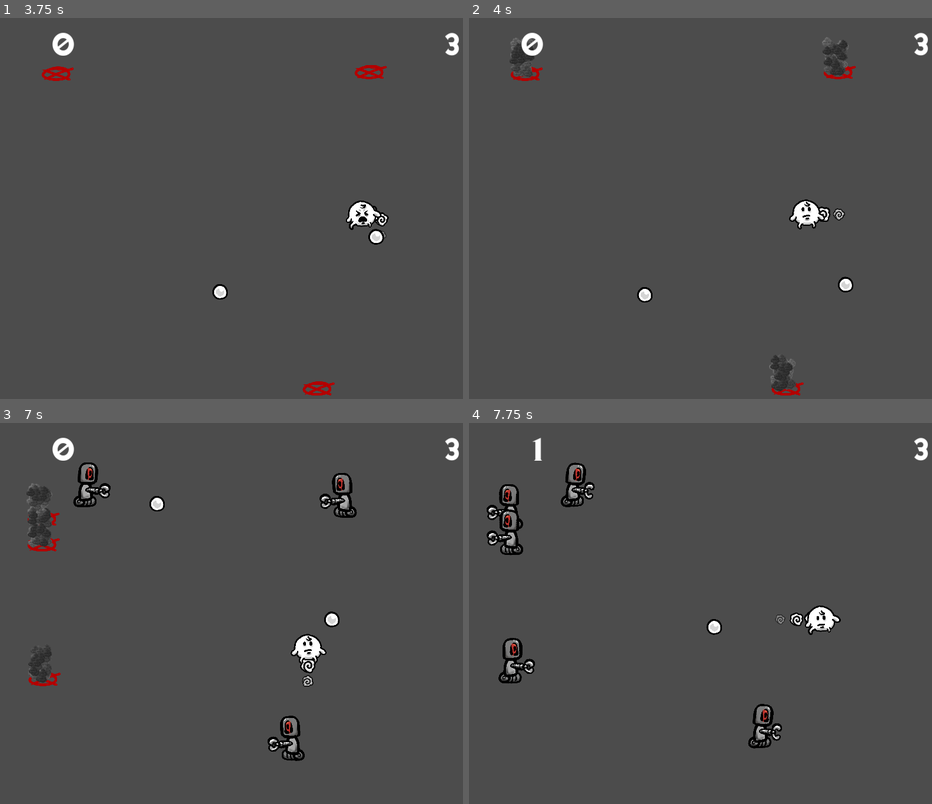
Above: before the commit, frames 1-4 (two rows, left to right).
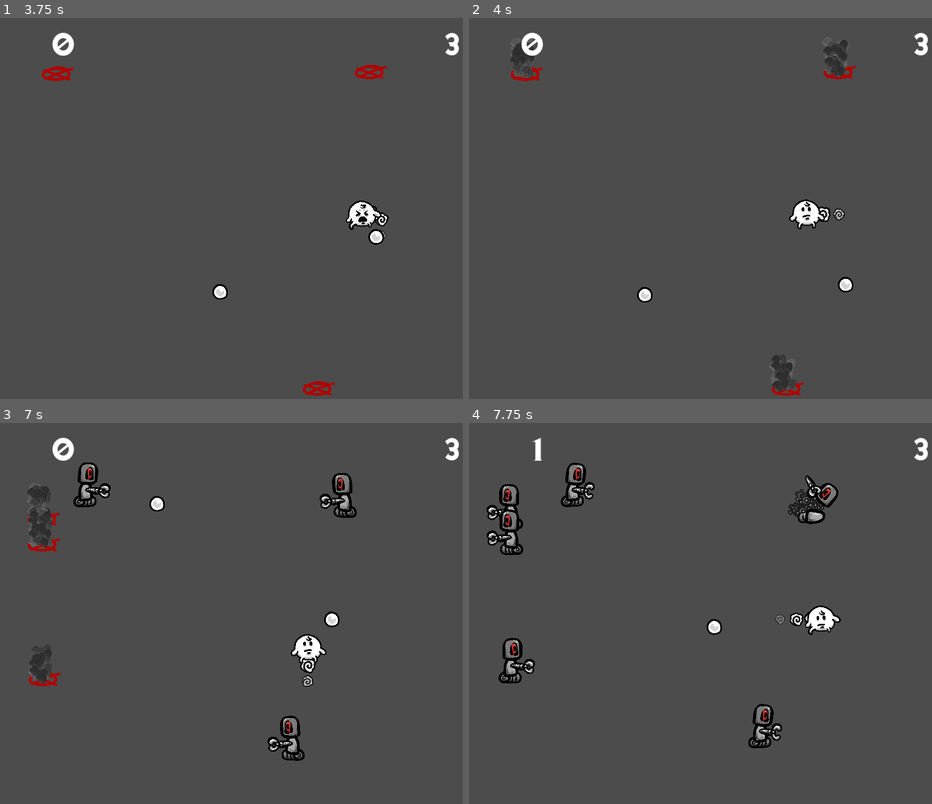
Above: after the commit, the same moments.

Repository: ashtrail/pew_godot
Game: Godot game, scene res://levels/Main.tscn
Two runs of this game, one before a commit and one after it. Both use one fixed random seed, a clock stepped at 60 frames per second and the inputs below.
Inputs (mouse positions are in pixels of both pictures, inside the frame that each line leads up to):
- Up to frame 1 (3.75 s): move the mouse to (337, 193) at 0.52 s; hold Right (ui_right) 0.53-1.28 s; click (337, 193) at 0.6 s; move the mouse to (138, 235) at 1.27 s; hold Down (ui_down) 1.28-2.03 s; click (138, 235) at 1.35 s; move the mouse to (282, 128) at 2.02 s; hold Right (ui_right) 2.03-2.78 s; click (282, 128) at 2.1 s; move the mouse to (212, 292) at 2.77 s; hold Up (ui_up) 2.78-3.53 s; click (212, 292) at 2.85 s; move the mouse to (375, 273) at 3.52 s; hold Left (ui_left) from 3.53 s (still down); click (375, 273) at 3.6 s
- Up to frame 2 (4 s): keep holding Left (ui_left)
- Up to frame 3 (7 s): move the mouse to (92, 560) at 4.27 s; click (92, 560) at 4.35 s; move the mouse to (259, 617) at 5.02 s; release Left (ui_left) at 5.03 s; hold Down (ui_down) 5.03-5.78 s; click (259, 617) at 5.1 s; move the mouse to (166, 522) at 5.77 s; hold Right (ui_right) 5.78-6.53 s; click (166, 522) at 5.85 s; move the mouse to (337, 598) at 6.52 s; hold Up (ui_up) from 6.53 s (still down); click (337, 598) at 6.6 s
- Up to frame 4 (7.75 s): move the mouse to (607, 640) at 7.27 s; release Up (ui_up) at 7.28 s; hold Right (ui_right) from 7.28 s (still down); click (607, 640) at 7.35 s

Frame 1 is identical in both runs. In frame 2, 0.1% of the frame differs, in the area x 8-82%, y 5-99%; in frame 3, 0.1%; in frame 4, 0.8%, in the area x 68-80%, y 13-27%.

Commit message:
Add enemy death animation

Diff:
--- a/entities/Bullet.tscn
+++ b/entities/Bullet.tscn
@@ -8,9 +8,9 @@
 custom_solver_bias = 0.0
 radius = 50.4703
 
-[node name="Bullet" type="RigidBody2D"]
+[node name="Bullet" type="RigidBody2D" index="0"]
 
-z_index = 2
+z_index = 3
 input_pickable = false
 collision_layer = 2
 collision_mask = 4
--- a/entities/Enemy.gd
+++ b/entities/Enemy.gd
@@ -46,4 +46,10 @@
 
 func die():
 	emit_signal('died', SCORE_VALUE)
+	direction = Vector2()
+	$ResetDirection.stop()
+	$CollisionPolygon2D.disabled = true
+	z_index = 0
+	$AnimationPlayer.play('death')
+	yield($AnimationPlayer, 'animation_finished')
 	queue_free()
--- a/entities/Enemy.tscn
+++ b/entities/Enemy.tscn
@@ -10,10 +10,137 @@
 [ext_resource path="res://sprites/enemy/enemy_hand_top-plier.png" type="Texture" id=8]
 [ext_resource path="res://sprites/enemy/spawn.png" type="Texture" id=9]
 [ext_resource path="res://sprites/smoke.png" type="Texture" id=10]
+[ext_resource path="res://sprites/enemy/gear.png" type="Texture" id=11]
 
 [sub_resource type="Animation" id=1]
 
-resource_name = "idle"
+resource_name = "death"
+length = 1.5
+loop = false
+step = 0.1
+tracks/0/type = "value"
+tracks/0/path = NodePath("Body/Chest:position")
+tracks/0/interp = 1
+tracks/0/loop_wrap = true
+tracks/0/imported = false
+tracks/0/enabled = true
+tracks/0/keys = {
+"times": PoolRealArray( 0, 0.2, 0.4, 0.6, 0.7, 0.8, 1 ),
+"transitions": PoolRealArray( 1, 1, 1, 1, 1, 1, 1 ),
+"update": 0,
+"values": [ Vector2( 20.102, 38.9573 ), Vector2( 20.102, 38.9573 ), Vector2( 20.102, 38.9573 ), Vector2( 20.102, 38.9573 ), Vector2( 20.102, 38.9573 ), Vector2( 20.102, 38.9573 ), Vector2( 24.2379, 77.0073 ) ]
+}
+tracks/1/type = "value"
+tracks/1/path = NodePath("Body/Chest:rotation_degrees")
+tracks/1/interp = 1
+tracks/1/loop_wrap = true
+tracks/1/imported = false
+tracks/1/enabled = true
+tracks/1/keys = {
+"times": PoolRealArray( 0, 0.2, 0.4, 0.6, 0.8, 1 ),
+"transitions": PoolRealArray( 1, 1, 1, 1, 1, 1 ),
+"update": 0,
+"values": [ 0.0, 63.9139, 161.526, 243.197, 416.54, 455.861 ]
+}
+tracks/2/type = "value"
+tracks/2/path = NodePath("Body/Wheels:position")
+tracks/2/interp = 1
+tracks/2/loop_wrap = true
+tracks/2/imported = false
+tracks/2/enabled = true
+tracks/2/keys = {
+"times": PoolRealArray( 0, 0.5, 1 ),
+"transitions": PoolRealArray( 1, 1, 1 ),
+"update": 0,
+"values": [ Vector2( 17.2134, 90.1441 ), Vector2( -45.6518, -2.08579 ), Vector2( -112.239, 73.6006 ) ]
+}
+tracks/3/type = "value"
+tracks/3/path = NodePath("Body/Wheels:rotation_degrees")
+tracks/3/interp = 1
+tracks/3/loop_wrap = true
+tracks/3/imported = false
+tracks/3/enabled = true
+tracks/3/keys = {
+"times": PoolRealArray( 0, 0.5, 1 ),
+"transitions": PoolRealArray( 1, 1, 1 ),
+"update": 0,
+"values": [ 0.0, -23.92, -169.587 ]
+}
+tracks/4/type = "value"
+tracks/4/path = NodePath("Body/Head:position")
+tracks/4/interp = 1
+tracks/4/loop_wrap = true
+tracks/4/imported = false
+tracks/4/enabled = true
+tracks/4/keys = {
+"times": PoolRealArray( 0, 0.2, 0.5, 1 ),
+"transitions": PoolRealArray( 1, 1, 1, 1 ),
+"update": 0,
+"values": [ Vector2( 7.41837, -20.3838 ), Vector2( 53.2024, -71.8754 ), Vector2( 107.92, 73.5004 ), Vector2( 290.725, 65.2287 ) ]
+}
+tracks/5/type = "value"
+tracks/5/path = NodePath("Body/Head:rotation_degrees")
+tracks/5/interp = 1
+tracks/5/loop_wrap = true
+tracks/5/imported = false
+tracks/5/enabled = true
+tracks/5/keys = {
+"times": PoolRealArray( 0, 0.2, 0.5, 1 ),
+"transitions": PoolRealArray( 1, 1, 1, 1 ),
+"update": 0,
+"values": [ 0.0, 34.6817, 82.6623, 270.049 ]
+}
+tracks/6/type = "value"
+tracks/6/path = NodePath("Body/Arm:position")
+tracks/6/interp = 1
+tracks/6/loop_wrap = true
+tracks/6/imported = false
+tracks/6/enabled = true
+tracks/6/keys = {
+"times": PoolRealArray( 0, 0.2, 0.4, 0.5, 0.6, 0.7, 0.8, 0.9, 1 ),
+"transitions": PoolRealArray( 0.25, 1, 1, 1, 1, 1, 1, 1, 1 ),
+"update": 0,
+"values": [ Vector2( -5.26523, 19.4789 ), Vector2( -4.70131, -171.127 ), Vector2( -4.64533, -190.048 ), Vector2( -4.61734, -199.508 ), Vector2( -0.341267, -140.939 ), Vector2( 3.93481, -82.3694 ), Vector2( 8.21088, -23.8002 ), Vector2( 12.487, 16.6282 ), Vector2( 12.8757, 36.3241 ) ]
+}
+tracks/7/type = "value"
+tracks/7/path = NodePath("Body/Arm:rotation_degrees")
+tracks/7/interp = 1
+tracks/7/loop_wrap = true
+tracks/7/imported = false
+tracks/7/enabled = true
+tracks/7/keys = {
+"times": PoolRealArray( 0, 0.2, 0.4, 0.6, 0.8, 1 ),
+"transitions": PoolRealArray( 1, 1, 1, 1, 1, 1 ),
+"update": 0,
+"values": [ 0.0, -92.5045, -174.849, -278.001, -341.191, -445.054 ]
+}
+tracks/8/type = "value"
+tracks/8/path = NodePath("GearExplosion:emitting")
+tracks/8/interp = 1
+tracks/8/loop_wrap = true
+tracks/8/imported = false
+tracks/8/enabled = true
+tracks/8/keys = {
+"times": PoolRealArray( 0 ),
+"transitions": PoolRealArray( 1 ),
+"update": 1,
+"values": [ true ]
+}
+tracks/9/type = "value"
+tracks/9/path = NodePath("Body:modulate")
+tracks/9/interp = 1
+tracks/9/loop_wrap = true
+tracks/9/imported = false
+tracks/9/enabled = true
+tracks/9/keys = {
+"times": PoolRealArray( 0, 0.7, 1.5 ),
+"transitions": PoolRealArray( 1, 1, 1 ),
+"update": 0,
+"values": [ Color( 1, 1, 1, 1 ), Color( 1, 1, 1, 1 ), Color( 1, 1, 1, 0 ) ]
+}
+
+[sub_resource type="Animation" id=2]
+
 length = 1.2
 loop = true
 step = 0.1
@@ -125,10 +252,33 @@
 "update": 0,
 "values": [ Vector2( 17.2134, 90.1441 ), Vector2( 17.2134, 85.1613 ), Vector2( 17.2134, 90.1441 ), Vector2( 17.2134, 98.2978 ), Vector2( 17.2134, 90.1441 ) ]
 }
-
-[sub_resource type="Animation" id=2]
-
-resource_name = "spawn"
+tracks/9/type = "value"
+tracks/9/path = NodePath("Body:visible")
+tracks/9/interp = 1
+tracks/9/loop_wrap = true
+tracks/9/imported = false
+tracks/9/enabled = true
+tracks/9/keys = {
+"times": PoolRealArray( 0 ),
+"transitions": PoolRealArray( 1 ),
+"update": 1,
+"values": [ true ]
+}
+tracks/10/type = "value"
+tracks/10/path = NodePath("Body:modulate")
+tracks/10/interp = 1
+tracks/10/loop_wrap = true
+tracks/10/imported = false
+tracks/10/enabled = true
+tracks/10/keys = {
+"times": PoolRealArray( 0 ),
+"transitions": PoolRealArray( 1 ),
+"update": 0,
+"values": [ Color( 1, 1, 1, 1 ) ]
+}
+
+[sub_resource type="Animation" id=3]
+
 length = 1.0
 loop = false
 step = 0.1
@@ -181,31 +331,31 @@
 "values": [ true ]
 }
 
-[sub_resource type="Gradient" id=3]
+[sub_resource type="Gradient" id=4]
 
 offsets = PoolRealArray( 0.0015083, 0.170437, 0.526395, 0.838612, 1 )
 colors = PoolColorArray( 0.328125, 0.328125, 0.328125, 1, 0.621094, 0.621094, 0.621094, 1, 0.875, 0.875, 0.875, 1, 0.997213, 0.997213, 0.997213, 0.173857, 1, 1, 1, 0.15502 )
 
-[sub_resource type="GradientTexture" id=4]
+[sub_resource type="GradientTexture" id=5]
 
 flags = 4
-gradient = SubResource( 3 )
+gradient = SubResource( 4 )
 width = 2048
 
-[sub_resource type="Curve" id=5]
+[sub_resource type="Curve" id=6]
 
 min_value = 0.0
 max_value = 1.0
 bake_resolution = 100
 _data = [ Vector2( 0.00284481, 0.969308 ), 0.0, 0.0, 0, 0, Vector2( 0.997667, 0.429136 ), 0.0, 0.0, 0, 0 ]
 
-[sub_resource type="CurveTexture" id=6]
+[sub_resource type="CurveTexture" id=7]
 
 flags = 4
 width = 2048
-curve = SubResource( 5 )
-
-[sub_resource type="ParticlesMaterial" id=7]
+curve = SubResource( 6 )
+
+[sub_resource type="ParticlesMaterial" id=8]
 
 render_priority = 0
 trail_divisor = 1
@@ -235,8 +385,8 @@
 angle_random = 0.5
 scale = 1.0
 scale_random = 0.0
-scale_curve = SubResource( 6 )
-color_ramp = SubResource( 4 )
+scale_curve = SubResource( 7 )
+color_ramp = SubResource( 5 )
 hue_variation = 1.0
 hue_variation_random = 0.0
 anim_speed = 0.0
@@ -246,9 +396,74 @@
 anim_loop = false
 _sections_unfolded = [ "Angle", "Color", "Emission Shape", "Flags", "Gravity", "Initial Velocity", "Scale", "Spread", "Trail" ]
 
+[sub_resource type="Gradient" id=9]
+
+offsets = PoolRealArray( 0.0015083, 0.675716, 0.963801, 1 )
+colors = PoolColorArray( 1, 1, 1, 1, 1, 1, 1, 1, 1, 1, 1, 0.48, 1, 1, 1, 0 )
+
+[sub_resource type="GradientTexture" id=10]
+
+flags = 4
+gradient = SubResource( 9 )
+width = 2048
+
+[sub_resource type="Curve" id=11]
+
+min_value = 0.0
+max_value = 1.0
+bake_resolution = 100
+_data = [ Vector2( 0, 1 ), 0.0, 0.0, 0, 0, Vector2( 0.996644, 0.791883 ), 0.0, 0.0, 0, 0 ]
+
+[sub_resource type="CurveTexture" id=12]
+
+flags = 4
+width = 2048
+curve = SubResource( 11 )
+
+[sub_resource type="ParticlesMaterial" id=13]
+
+render_priority = 0
+trail_divisor = 1
+emission_shape = 2
+emission_box_extents = Vector3( 50, 50, 1 )
+flag_align_y = false
+flag_rotate_y = false
+flag_disable_z = true
+spread = 120.0
+flatness = 0.0
+gravity = Vector3( 0, 98, 0 )
+initial_velocity = 300.0
+initial_velocity_random = 0.0
+angular_velocity = 200.0
+angular_velocity_random = 0.0
+orbit_velocity = 0.0
+orbit_velocity_random = 0.0
+linear_accel = 0.0
+linear_accel_random = 0.0
+radial_accel = 0.0
+radial_accel_random = 0.0
+tangential_accel = 0.0
+tangential_accel_random = 0.0
+damping = 0.0
+damping_random = 0.0
+angle = 0.0
+angle_random = 0.0
+scale = 0.8
+scale_random = 0.0
+scale_curve = SubResource( 12 )
+color_ramp = SubResource( 10 )
+hue_variation = 0.0
+hue_variation_random = 0.0
+anim_speed = 0.0
+anim_speed_random = 0.0
+anim_offset = 0.0
+anim_offset_random = 0.0
+anim_loop = false
+_sections_unfolded = [ "Angular Velocity", "Color", "Emission Shape", "Initial Velocity", "Scale", "Spread" ]
+
 [node name="Enemy" type="Area2D" index="0"]
 
-z_index = 1
+z_index = 2
 input_pickable = true
 gravity_vec = Vector2( 0, 1 )
 gravity = 98.0
@@ -284,8 +499,9 @@
 playback_process_mode = 1
 playback_default_blend_time = 0.0
 playback_speed = 1.0
-anims/idle = SubResource( 1 )
-anims/spawn = SubResource( 2 )
+anims/death = SubResource( 1 )
+anims/idle = SubResource( 2 )
+anims/spawn = SubResource( 3 )
 blend_times = [  ]
 
 [node name="Body" type="Sprite" parent="." index="3"]
@@ -360,15 +576,40 @@
 fixed_fps = 0
 fract_delta = true
 visibility_rect = Rect2( -100, -100, 200, 200 )
-local_coords = false
+local_coords = true
 draw_order = 0
-process_material = SubResource( 7 )
+process_material = SubResource( 8 )
 texture = ExtResource( 10 )
 normal_map = null
 h_frames = 1
 v_frames = 1
 _sections_unfolded = [ "Drawing", "Process Material", "Textures", "Time" ]
 
+[node name="GearExplosion" type="Particles2D" parent="." index="6"]
+
+show_behind_parent = true
+position = Vector2( 5.37659, 9.51247 )
+rotation = -1.5708
+emitting = false
+amount = 15
+lifetime = 0.3
+one_shot = true
+preprocess = 0.0
+speed_scale = 1.0
+explosiveness = 0.5
+randomness = 0.0
+fixed_fps = 0
+fract_delta = true
+visibility_rect = Rect2( -100, -100, 200, 200 )
+local_coords = false
+draw_order = 0
+process_material = SubResource( 13 )
+texture = ExtResource( 11 )
+normal_map = null
+h_frames = 1
+v_frames = 1
+_sections_unfolded = [ "Drawing", "Process Material", "Textures", "Time" ]
+
 [connection signal="area_entered" from="." to="." method="_on_Enemy_area_entered"]
 
 [connection signal="body_entered" from="." to="." method="_on_Enemy_body_entered"]
--- a/entities/Player.tscn
+++ b/entities/Player.tscn
@@ -598,6 +598,7 @@
 [node name="Player" type="KinematicBody2D"]
 
 position = Vector2( 4.05205, -0.0920916 )
+z_index = 1
 input_pickable = false
 collision_layer = 1
 collision_mask = 4
Not shown: 1 places in entities/Enemy.tscn that only renumber resources
Binary file added: sprites/enemy/gear.png
Not shown, added: sprites/enemy/gear.png.import
